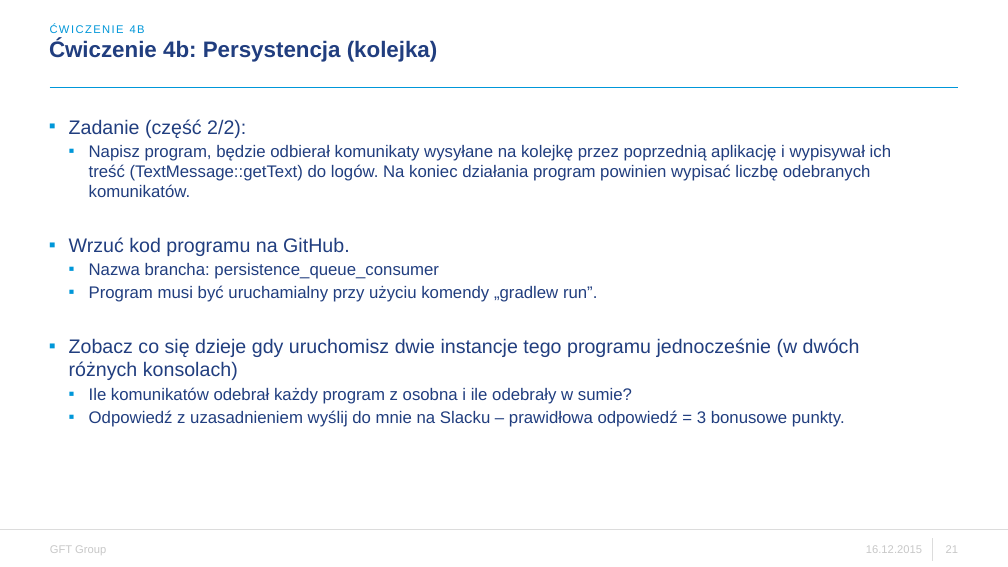
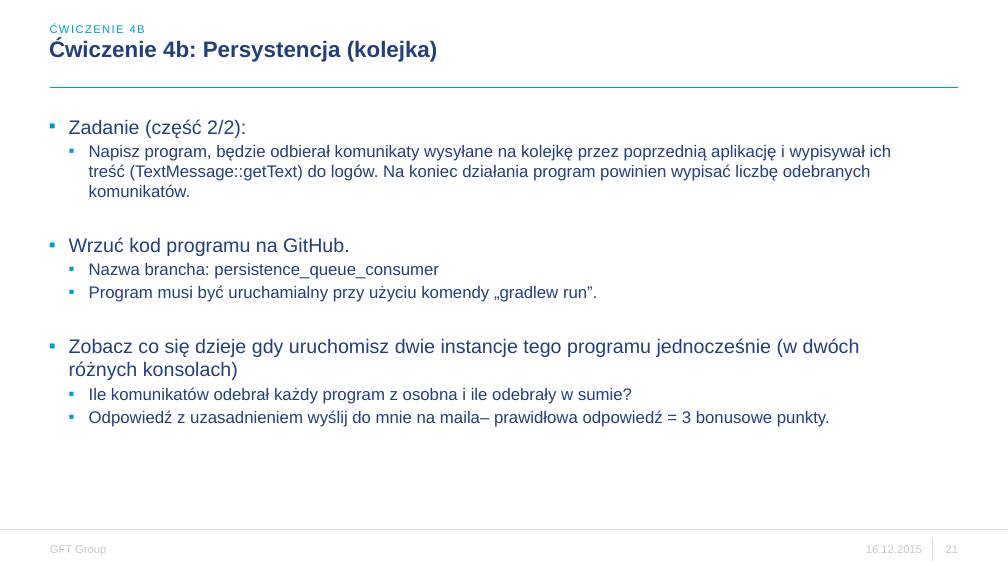
Before and after one commit to zenek24pl/exercise4, a slide deck: slide 21 of WDSR - ćwiczenie 4.pptx. Drawn at 1008x567 pixels with LibreOffice and Linux fonts; fonts in the diff are those of the drawing; background and template pictures are left out. Boxes give left, top, right and bottom in pixels: in the first picture for what was removed or moved away, otherwise in the second. Text is boxed around its words. In the diff, an @@ line names an element or a change of style, - is before the commit and + after.

```diff
--- a/WDSR - ćwiczenie 4.pptx
+++ b/WDSR - ćwiczenie 4.pptx
@@ text at <box>89,410,830,427</box>: text changed @@
-  ▪ Odpowiedź z uzasadnieniem wyślij do mnie na Slacku – prawidłowa odpowiedź = 3 bonusowe punkty.
+  ▪ Odpowiedź z uzasadnieniem wyślij do mnie na maila– prawidłowa odpowiedź = 3 bonusowe punkty.
```
Also in this commit, not shown: 1 other slide changed.
